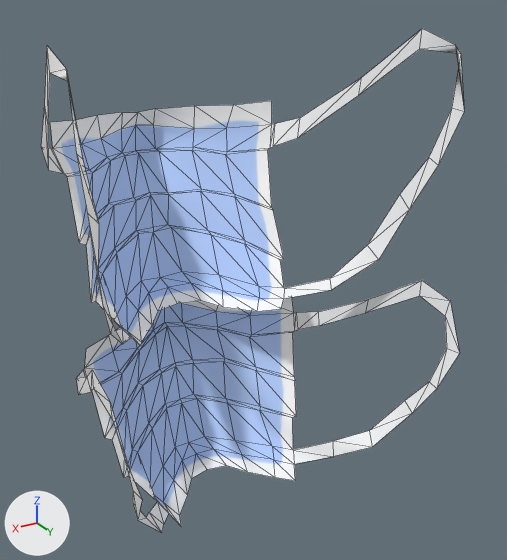
An edit to the glTF model packages/3d-avatar-maker/assets/models/packs/3d-avatar-maker-wardrobe-accessories/outfit-joepal_medical_mouth_protection.glb, drawn before and after from the same camera.
Both versions are drawn from a camera (50 mm lens) standing at (0.136, 0.177, 1.716) and looking at (-0.016, -0.077, 1.589). Lighting does not change. The marker at lower left points along +X, +Y and +Z. The first picture is the older version. Both versions are drawn at full value of the shape key 'ears_pointed' of 'male'; the numbers are the values there. Mesh edges are drawn as thin lines. Vertices at exactly the same position are counted once.

Names of what the first picture shows: 'female', 'male'.
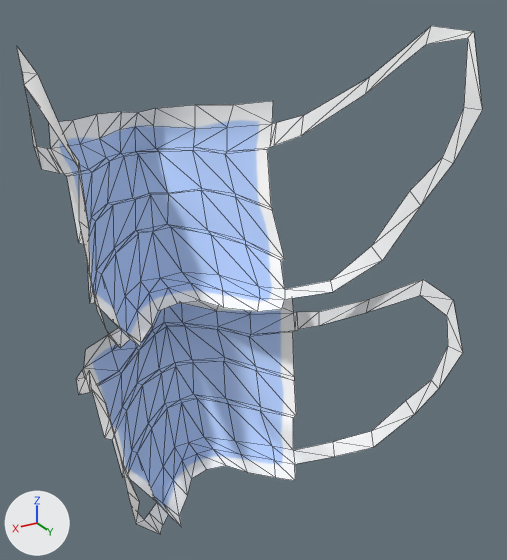
Where the change shows, as pixel boxes (x1, y1, x2, y2) in the pictures (507 x 560 px; the box of a moved part takes in the faces that stretch with it):
'male', reshaped (10% wider)
    before: (41, 28, 464, 346)
    after: (17, 26, 482, 348)
'female', mesh rescaled
    before: (76, 280, 460, 532)
    after: (76, 279, 463, 534)
part 1 of me_female_008, moved or reshaped
    before: (87, 280, 460, 532)
    after: (86, 279, 463, 534)

Edits to the bpy script that builds the scene:
```text
Change me_female_008:
    used by ob_female; location = (0.0, 0.0, 0.0)
    remove me_female_008.from_pydata(...)  # 139 vertices, 204 faces; spans x -0.076..0.076, y -0.145..-0.004, z 1.474..1.593
    add me_female_008.from_pydata(...)  # 139 vertices, 204 faces; spans x -0.078..0.078, y -0.146..-0.004, z 1.474..1.593
    me_female_008 part 1: the whole mesh is scaled about its middle by (1.01, 1, 1)
Change me_male_008:
    used by ob_male; location = (0.0, 0.0, 0.0)
    remove me_male_008.from_pydata(...)  # 139 vertices, 204 faces; spans x -0.076..0.076, y -0.171..-0.018, z 1.56..1.698
    add me_male_008.from_pydata(...)  # 139 vertices, 204 faces; spans x -0.082..0.088, y -0.171..-0.01, z 1.559..1.699
    me_male_008 part 2: 60 of 139 vertices moved; they spanned x -0.076..0.076, y -0.171..-0.018, z 1.565..1.698 and now span x -0.082..0.088, y -0.171..-0.01, z 1.565..1.699; mean shift (0.001, 0.001, 0.0); largest move (0.076, -0.026, 1.693) -> (0.086, -0.016, 1.693)
    other edits to the shape of me_male_008 do not show in these pictures
```
